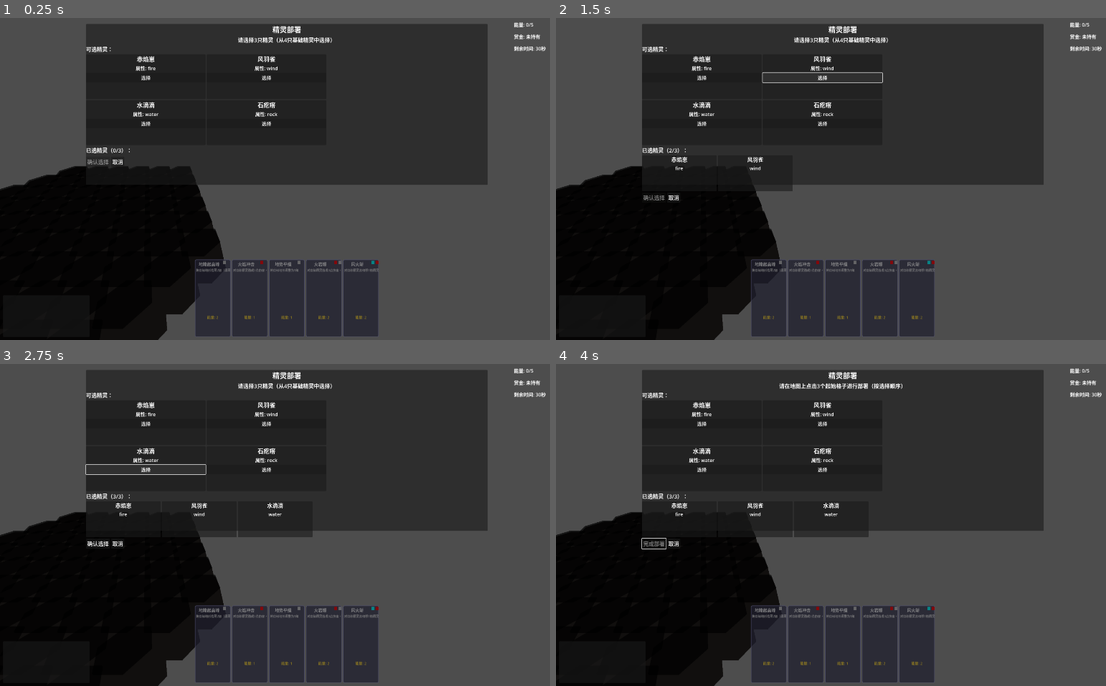
Above: before the commit, frames 1-4 (two rows, left to right).
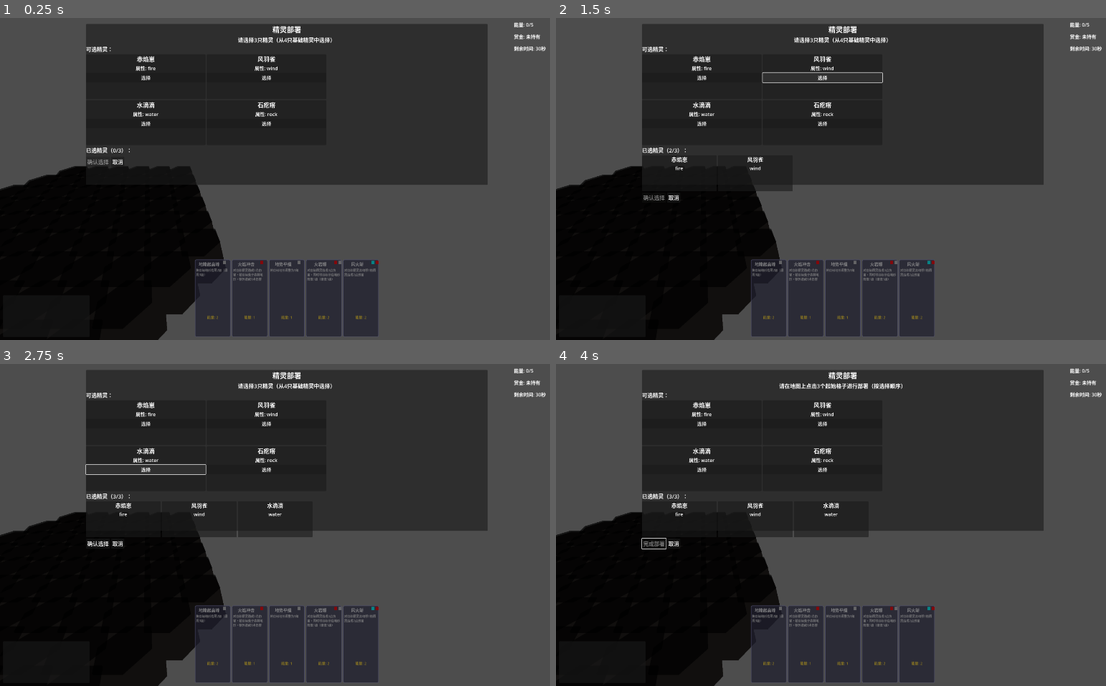
Above: after the commit, the same moments.

Repository: lasersoldier/Spirits
Game: Godot game, scene res://scenes/main.tscn
The game is run twice, just before and just after one commit, with the same random seed, the same clock (stepped at 60 frames per second) and the same inputs.
Inputs:
- Up to frame 1 (0.25 s): no input
- Up to frame 2 (1.5 s): click "选择" at 0.5 s; click "选择" at 1.25 s
- Up to frame 3 (2.75 s): click "选择" at 2 s
- Up to frame 4 (4 s): click "选择" at 2.75 s; click "确认选择" at 3.5 s

The runs differ from the first frame. In frame 1, 0.2% of the frame differs, in the area x 35-69%, y 77-82%; in frame 2, 0.2%; in frame 3, 0.2%; in frame 4, 0.2%.

Commit message:
修复卡牌文本显示问题

Diff:
--- a/scripts/ui/hand_card_ui.gd
+++ b/scripts/ui/hand_card_ui.gd
@@ -90,8 +90,8 @@
 	card_ui.custom_minimum_size = Vector2(card_width, card_height)
 	card_ui.size = Vector2(card_width, card_height)
 	# 不使用UIScaleManager缩放，直接设置固定大小
-	# 确保裁剪超出内容
-	card_ui.clip_contents = true
+	# 允许描述文字换行显示，不裁剪超出内容
+	card_ui.clip_contents = false
 
 	# 连接拖动信号（转发给MainUI）
 	card_ui.card_drag_started.connect(_on_card_drag_started)
@@ -126,25 +126,27 @@
 		attr_container.add_child(attr_circle)
 	card_ui.add_child(attr_container)
 
-	# 卡牌描述（中间区域，使用固定尺寸）
-	var desc_label = Label.new()
+	# 卡牌描述（中间区域，使用RichTextLabel）
+	var desc_label = RichTextLabel.new()
 	desc_label.text = card.effect_description
 	desc_label.position = Vector2(4, 28)
-	# 计算描述区域高度：总高度(200) - 顶部名称区域(28) - 底部能量区域(20) = 152
 	var desc_height = card_height - 28 - 20
 	desc_label.size = Vector2(card_width - 8, desc_height)
-	desc_label.add_theme_font_size_override("font_size", 10)
-	desc_label.add_theme_color_override("font_color", Color(0.88, 0.88, 0.88))  # 稍浅的白色
-	desc_label.horizontal_alignment = HORIZONTAL_ALIGNMENT_LEFT
-	desc_label.vertical_alignment = VERTICAL_ALIGNMENT_TOP
-	desc_label.autowrap_mode = TextServer.AUTOWRAP_WORD_SMART  # 智能换行
-	desc_label.clip_contents = true  # 裁剪超出内容
+	desc_label.custom_minimum_size = Vector2(card_width - 8, desc_height)
+	desc_label.add_theme_font_size_override("normal_font_size", 10)
+	desc_label.add_theme_color_override("default_color", Color(0.88, 0.88, 0.88))
+	desc_label.scroll_active = false  # 禁用滚动
+	desc_label.fit_content = true  # 自动适应内容
+	desc_label.bbcode_enabled = false  # 不启用富文本格式
+	desc_label.autowrap_mode = TextServer.AUTOWRAP_WORD_SMART
+	desc_label.clip_contents = false
 	card_ui.add_child(desc_label)
 
-	# 能量消耗（底部，确保在卡牌内部）
+	# 能量消耗（底部，确保在卡牌内部，提高z-index确保在描述文字上方显示）
 	var cost_label = Label.new()
 	cost_label.text = "能量: " + str(card.energy_cost)
 	cost_label.position = Vector2(4, card_height - 18)  # 确保在卡牌内部
+	cost_label.z_index = 10  # 提高层级，确保在描述文字上方
 	cost_label.size = Vector2(card_width - 8, 16)
 	cost_label.add_theme_font_size_override("font_size", 12)
 	cost_label.add_theme_color_override("font_color", Color(1.0, 0.85, 0.2))  # 金色
